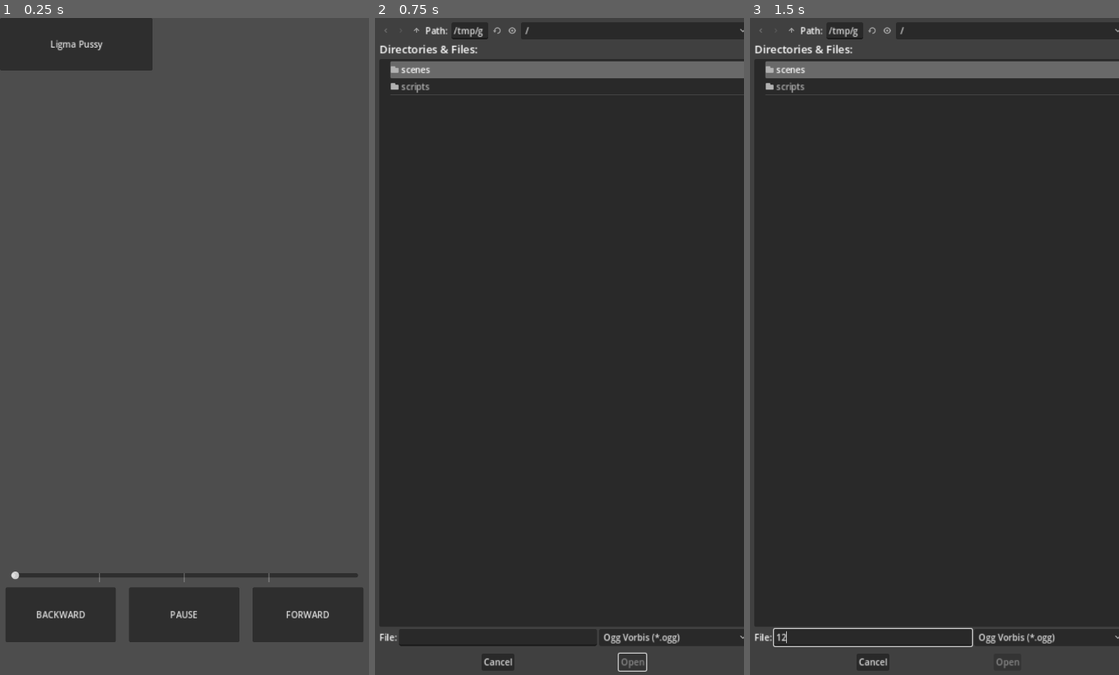
Above: before the commit, frames 1-3 (left to right).
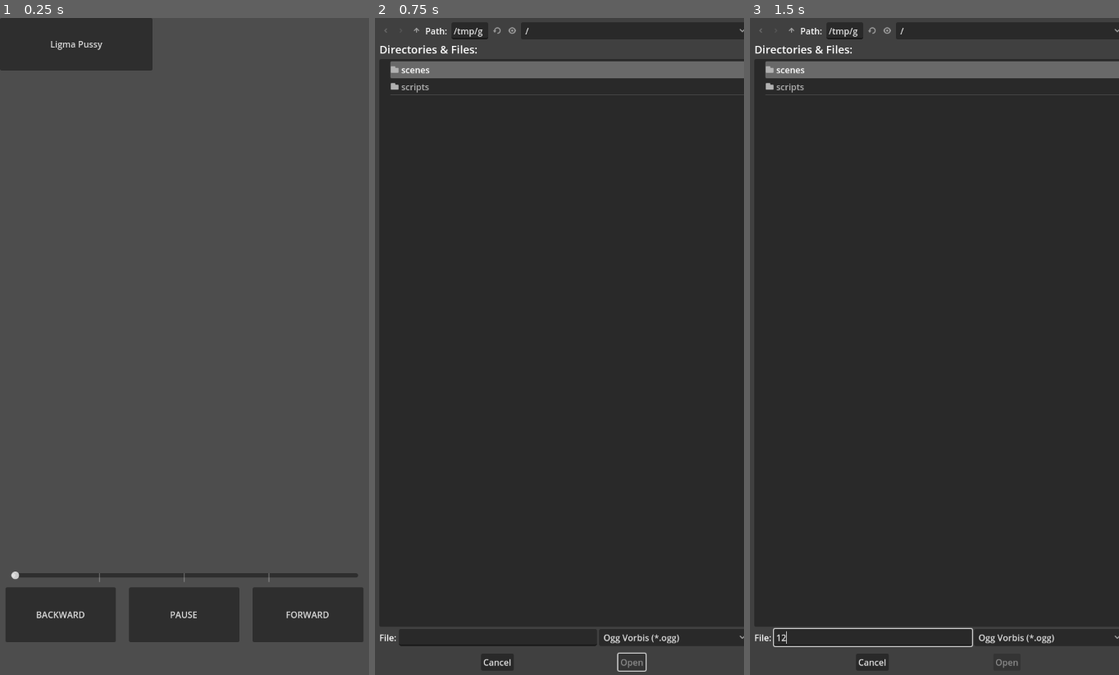
Above: after the commit, the same moments.

Repository: potassium-shot/loopoid
Game: Godot game, scene res://scenes/root.tscn
The game is run twice, just before and just after one commit, with the same random seed, the same clock (stepped at 60 frames per second) and the same inputs.
Inputs (mouse positions are in pixels of both pictures, inside the frame that each line leads up to):
- Up to frame 1 (0.25 s): no input
- Up to frame 2 (0.75 s): click "Ligma Pussy" at 0.5 s
- Up to frame 3 (1.5 s): click (871, 635) at 1.27 s; type "12" at 1.35 s

The runs differ from the first frame. In frame 1, 0.3% of the frame differs, in the area x 10-90%, y 3-92%; in frame 2, 0.6%, in the area x 1-100%, y 1-100%; in frame 3, 0.6%.

Commit message:
change: stretch mode to none

Diff:
--- a/project.godot
+++ b/project.godot
@@ -20,4 +20,4 @@
 
 window/size/viewport_width=675
 window/size/viewport_height=1200
-window/stretch/mode="canvas_items"
+window/handheld/orientation=5
